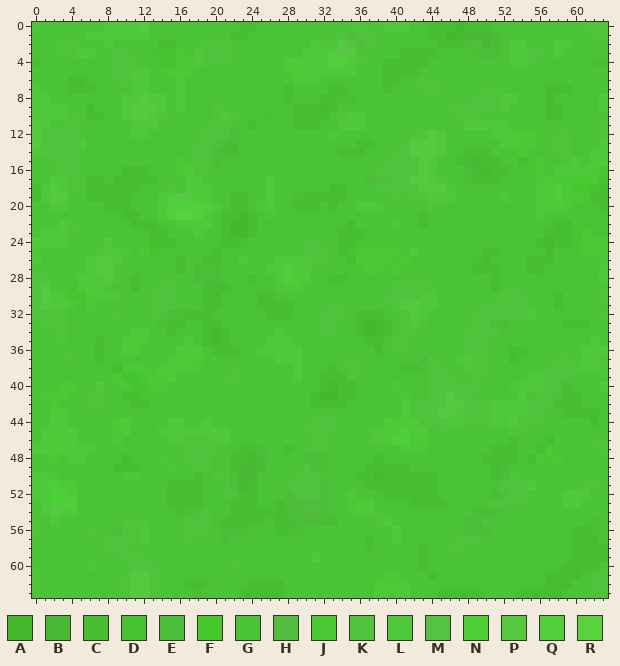
Pixel-art sprite: Images/grass.png. Above is the file before it was changed.
The file is 64x64 pixels. Colours within 5 levels of each other are drawn and written as one.
Palette (. is transparent): A #42ba2c  B #48b734  C #47bd32  D #46c330  E #4cbd38  F #45c92d  G #4bc336  H #51bc3e  J #4ac934  K #50c33c  L #4fc93a  M #56c243  N #4dd036  P #55ca40  Q #51d03c  R #57d340
New version:
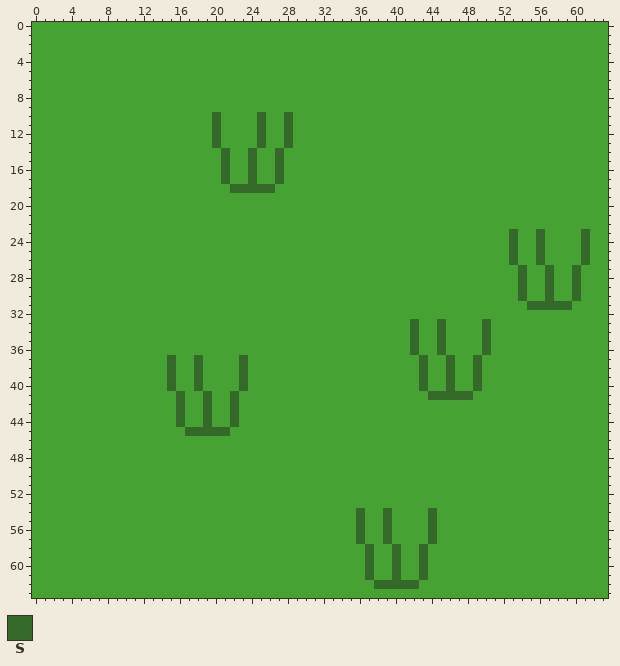
Colours new in this view: S #34692a
The edit:
colour G: #4bc336 -> #45a233
Changed rows in their new state; - is a pixel that keeps its letter.
first column x 0:
 0 G-------GGGGG----------GG----------GG--GGG--GGGGGGG----------GGG
 1 ------GGGGGGG---------GG----------GGGG------GGGGGGGG----------GG
 2 ---GG---G-----GG---GGG---------GGGGGGG-------GGGGGGG-GG---GG----
 3 ---GGGG--GG--GGGG-GGGG--------GGGGGGG----GGGG----GGG-GGGG-G-----
 4 G--------GGG--GGGGGGGG------GGGGGGGGG--GGGGG---------GGG------GG
 5 ---------GGGG--GGG----------GGGGGGGG---GGGG---------------------
 6 ----GG---GGGG---G------------GGG-------GG--GG-------------------
 7 G---GGG----GG---G-----------G----GG----G---GGG----GG-----GGG----
 8 GG--------GGGGG-G-----------G---GGGG-------------GGGGG---G-----G
 9 GGGG--G---GGGGG-G---G--------GGGGG------------GGGGGGG----GG----G
10 GGGGGGGG--GGGGG-----SGG--SG-SGGGG-GGG----------GGG-------GG-----
11 GG--G------GGG-----GSG--GS--SGGG--GGG-----------GGGGG----------G
12 GGGGGG-----GG------GSGG--S--S----G--------GGGG-----GGGGG--GG---G
13 GGGGGG------------GGSGG--S--S-------GG---GGGGG------GGGG--GG---G
14 GGGGGG------------GGGSG-S--S------GGG---GGGGGG--GGG---G---GG--GG
15 --GGG-----------G-GGGS--S--S-----------GGGGGG--GGGGG--G-G--GG-GG
16 ---GG-----GGG---GG-G-S--S--S----------GGGGGGG---GGGGG---G-GGGGG-
17 --GGG-GG-GGGGG---GG--S--S-GS---------GGGGGGGGG--GGGG----GGGGGGGG
18 GGGGG-GGGGGG---G-GGG--SSSSS------GG---GGGGGGGGG---------GGGGGGGG
19 GGGG--GGGGG---GGGGGG--GG--G--GGGGGG-----G-GGGGG-----G---GGGGGGGG
20 --GG----GGG---GGGGGGG-GG-GG--GGG-G--GGG-----GG----------GGGG---G
21 ----------GG--GGGGGG-GGGG-G----------------G------------G-------
22 ---GG------GGG--GGGG-GGGG----------G----G--G--------------GG----
23 -GGGG--------GG---G--GGGG---------GGG----------------S--SGGGGS--
24 GGGG----G----GGG-----GGG------GG--GGG----------------S--SGGGGSGG
25 G------GGGG-GG------G---------GGG-GGGGGGG-G-------GG-S--SG---SGG
26 G-----GGGG------G--GG--G---GGGGGG--GGGGGGG-------GG--S-GSG---S-G
27 ------GGGG------G-GGG-----GGGGG------GG-G--------GGG--SGGS--S--G
28 GG---GGGGG-G------GGG---G--GGGG--GG----------------G--S-GS--S--G
29 GG--GGGGG--G--GG---GGG-----GGG----------GGGGG------G-GS--S--S--G
30 GGGGGGGGGG---GGG---GG----GG------------GGGGGG-------GGS--SG-S--G
31 GGGGGGG------GGG---GG----GGGG----GG-----GGGGG-----GGGGGSSSSS----
32 GGGG-----G---GGGGGGG------GGG---GGG-GGG--GGG-----GGGGGGG-------G
33 -GGG----------GGG--GG-----------GG--GGGG-GSG-S---GSGG------GGG--
34 ---G-------GG--G---GGG-----G----GG--GGGG-GS--S--GGSG------------
35 ---G---G--GGG----G-GGG----GGG--------GG-GGS--S--GGS-----------G-
36 -------G--GG----GGG-GGG--GGGGG--------G-GGS--S--GGS--GG------GGG
37 ---GG--G-------SGGS----S---GGG-----G-------SG-SGGSG--G----GG-GGG
38 ---------GGGG-GSGGS---GS-----G---G-GG----GGSGGS-GSG------GGGGGGG
39 ---------GGGGGGS--S--GGS-----G--GGGG-------SGGS--S-----GGGGG----
40 ---GG--G--GGGGGS--S----S--------GGGG----G--SGGSGGS---GGGGGGG---G
41 -GGG--GG--GGG---S--S--S--------GGGGG-----G--SSSSS-----G-GG-GG---
42 --G---GG---GG---S--S--S--------GGGG------G-GGGGGGGGGGGGGGGGGG---
43 --GG------------S--S--S------------------G-GGGGGGGGGGGGGG--GGGG-
44 --GG-----GG----GS--S--S--------GGG-----GGGG-GGGGGGGGGGGGG-----G-
45 -GGGG----GG---GGGSSSSS--------GGGG---GGGGGGG-GG------GG---------
46 -GGGG----G-----GGGGGGG---------GG----GGGGGGG---------G---GG---GG
47 GGGGGGG----------GGGG--GGG--G------------GGG-------GGG--GG-----G
48 --G-GG----G---G--GGG--GGGG----GGG-----G-----------GGGG-GG-G-----
49 ---------GGG---G--GG--GGGG----GGG----GGGGG---------GG-----------
50 GGG-------GG------G-GGGGG----GGG----GGGGGGGGG------GGG----------
51 GGGGG----------GGGG--GGGG---GGGGG----GGGGGGGG-------GGGG-----GG-
52 GGGGG----------GGGG--GGGG---GGGGG--G-G-GGGGGG------GGGG----GGG--
53 -GGGG----------GGGG---GGG--GGGGGG--GGG----GGGG-----GGGG----GG---
54 -GGGG-----------G--G--GGGGGGGGGGG--GSGGS----S----GGG------------
55 G-G-------GGG----GGG-GGGGG-GGGGGGG--S-GS----S---GGG-----------G-
56 G-----G--GGGG----GGG-GGG---GGG------S--SG---S---GGG---------GGG-
57 --------GGGGG----G---G--------------SG-SG---S--GGG----------GGG-
58 --------GGG--------------------------S--S--S--GG------------GGGG
59 ----------GGG------------------G-----S--S--S----------------GGGG
60 ------G----GGG--------G--------------S--S--S---------------GGGG-
61 G---------GGGG-----------------------S-GS--SG------------GGGG-GG
62 G---------GGGG---GGG-G--GGGG----------SSSSS--------------GGG--GG
63 G---------GGGG----G----GGGGG----------GGGG---GGGGG----GGGGG---GG
Where, in picture pixels (left, top, right, bottom), the same in both pictures:
changed: (32, 22, 608, 598)
